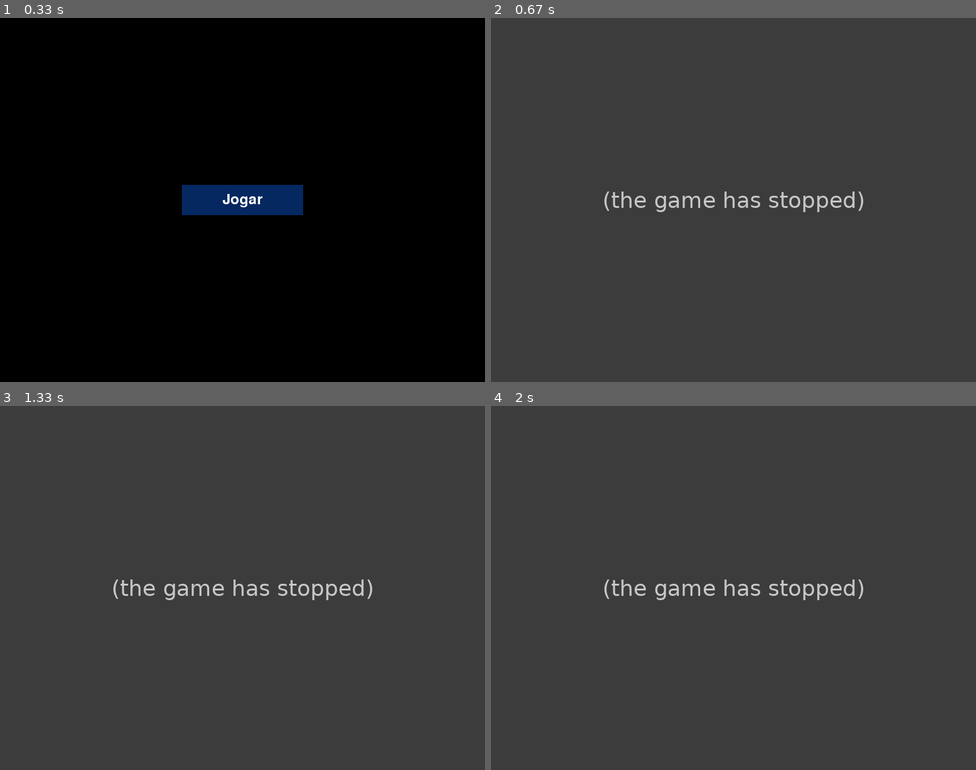
Above: before the commit, frames 1-4 (two rows, left to right).
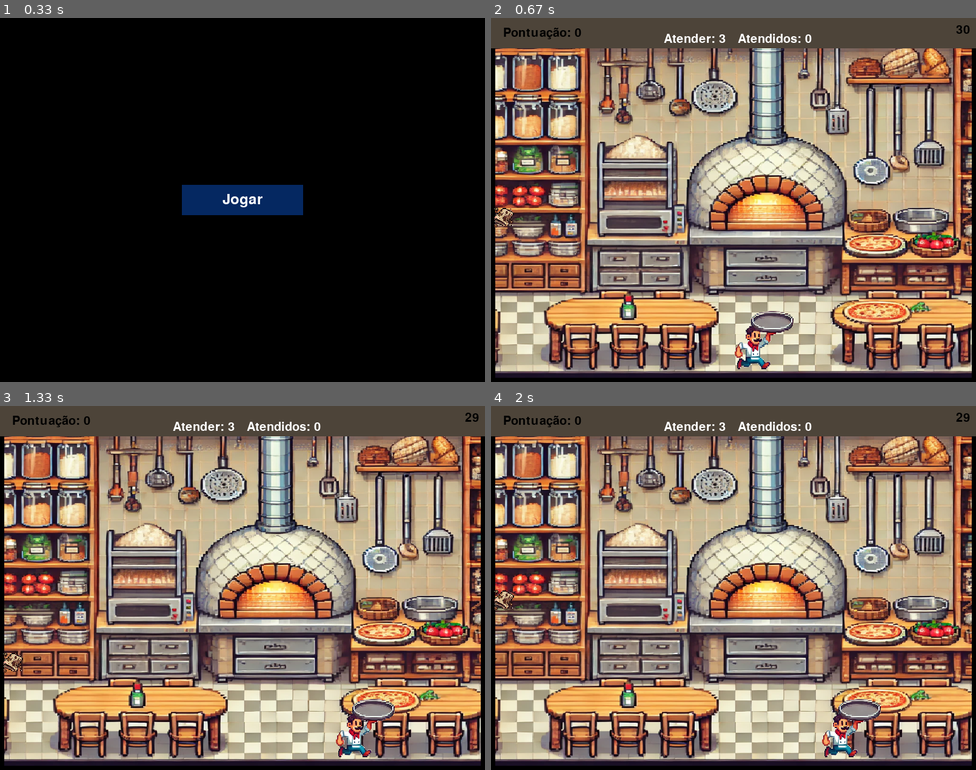
Above: after the commit, the same moments.

Repository: WesleyGCO/Pizza-Panic
Game: pygame game, started from src/main.py
Same seed, same stepped clock (60 frames per second), same inputs: the game is played once before the commit and once after it.
Inputs (mouse positions are in pixels of both pictures, inside the frame that each line leads up to):
- Up to frame 1 (0.33 s): no input
- Up to frame 2 (0.67 s): click "Jogar" at 0.38 s
- Up to frame 3 (1.33 s): hold Right 0.67-1.13 s; move the mouse to (223, 602) at 0.7 s; hold Right from 1.17 s (still down)
- Up to frame 4 (2 s): release Right at 1.63 s; hold Left from 1.67 s (still down)

Frame 1 is identical in both runs. In frame 2, 87% of the frame differs, in the area x 0-100%, y 2-100%; in frame 3, 87%; in frame 4, 87%.
Error before the commit: TypeError: ItemServiceImpl.movimento_item() takes 3 positional arguments but 4 were given (F...; the game stopped at 0.38 s (later frames are placeholders)

Commit message:
Adaptações para a nova física

Diff:
--- a/src/ports/ui/FaseUI.py
+++ b/src/ports/ui/FaseUI.py
@@ -33,7 +33,7 @@
         # Desenha, movimenta e reinicia os itens
         for item in fase_model.itens_ruins:
             item_servico.desenhar_item(item, self.tela)
-            item_servico.movimento_item(item, self.velocidade, tempo)
+            item_servico.movimento_item(item, tempo)
             item_servico.reinicia_item_sumiu(item)
 
         self.placar_fase_ui.renderizar(self.fonte, self.tela, fase_model.pedido_coletado, self.posicao_x_texto, self.posicao_y_texto + 30, fase_model)
--- a/src/ports/ui/ItemUI.py
+++ b/src/ports/ui/ItemUI.py
@@ -6,17 +6,17 @@
 
 class ItemUI:
     def __init__(self):
-        self.classes_item = [Pizza, Pano, Espatula]
+        self.classes_item = [Pano]
 
     def criar_item(self):
         classe_item = random.choice(self.classes_item)
-        itemCriado = classe_item(0, 300, 40, 40, random.uniform(5, 10), random.uniform(-5, -15))  # Velocidade horizontal inicial aleatória)
+        itemCriado = classe_item(0, 300, 40, 40, random.uniform(300, 600), random.uniform(-200, -500))  # Velocidade horizontal inicial aleatória)
         return itemCriado
 
-    def criar_item_novamente(self):
-        classe_item = random.choice(self.classes_item)
-        itemCriado = classe_item(0, 300, 40, 40, random.uniform(2, 5), -12)  # Velocidade horizontal inicial aleatória)
-        return itemCriado
+    # def criar_item_novamente(self):
+    #     classe_item = random.choice(self.classes_item)
+    #     itemCriado = classe_item(0, 300, 40, 40, random.uniform(2, 5), -12)  # Velocidade horizontal inicial aleatória)
+    #     return itemCriado
 
     def desenhar_item(self, itemDesenho, tela):
         if any(isinstance(itemDesenho, classe) for classe in self.classes_item):
--- a/src/ports/ui/JogoUI.py
+++ b/src/ports/ui/JogoUI.py
@@ -20,7 +20,7 @@
 
         self.personagem_posicao_x_ratio = 0.5
         self.personagem_posicao_y_ratio = 0.8
-        self.aceleracao = 60
+        self.aceleracao = 0
         self.personagem = self.personagem_servico.criar_personagem(tela_largura, tela_altura, self.personagem_posicao_x_ratio, self.personagem_posicao_y_ratio, self.aceleracao)
         self.itens_ruins = [self.item_controller.criar_item() for _ in range(5)]
         self.is_running = True
